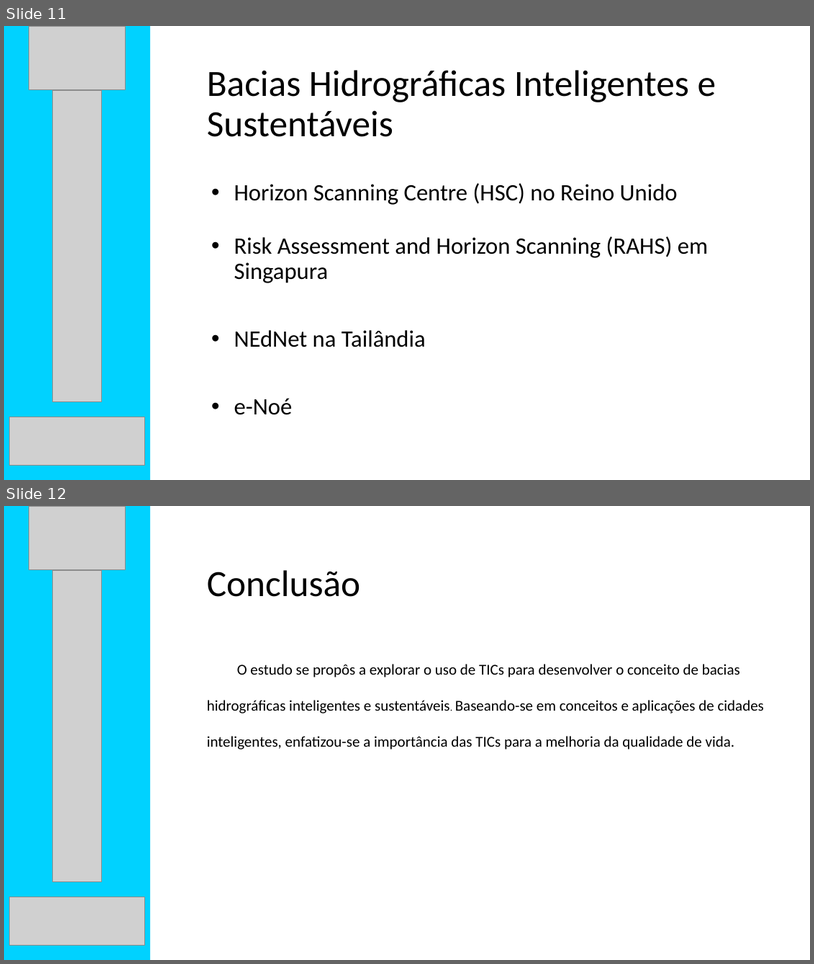
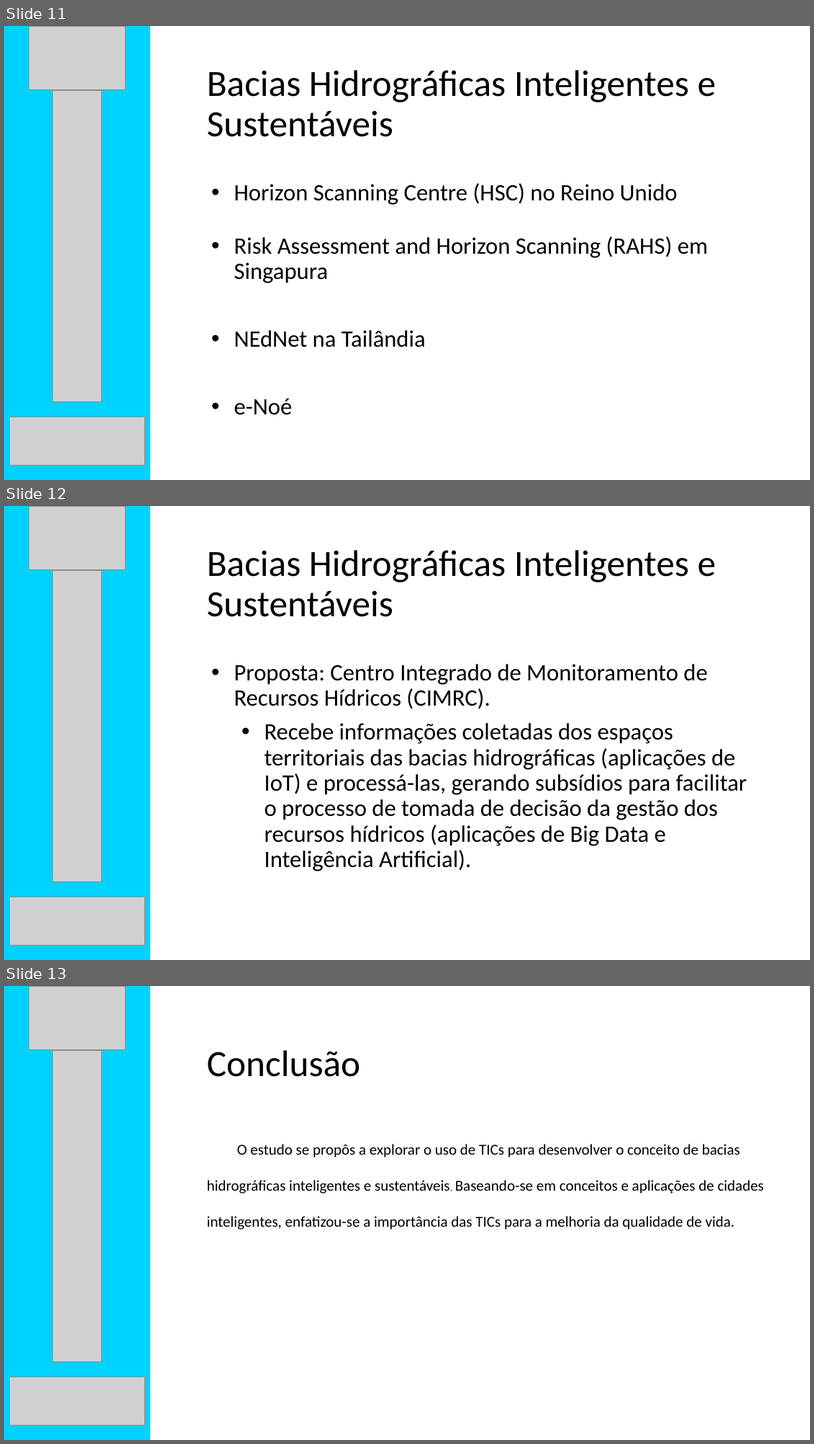
Before and after one commit to emiliobiasi/IniciacaoCientifica, a slide deck: RELATÓRIO FINAL E RESUMO/Emílio_apresentação_IC_IT_2023.pptx. Shown one above the other, each under a label of ours: slides 11 and 12 before the commit, slides 11, 12 and 13 after it. The pictures are 814x964 and 814x1444 pixels, drawn with LibreOffice and Linux fonts; fonts in the diff are those of the drawing; grey boxes stand for pictures. Boxes give left, top, right and bottom in pixels: in the first picture for what was removed or moved away, otherwise in the second. Text is boxed around its words. In the diff, an @@ line names an element or a change of style, - is before the commit and + after.

Commit message:
adicionando ulimo slide da apresentacao

```diff
--- a/RELATÓRIO FINAL E RESUMO/Emílio_apresentação_IC_IT_2023.pptx
+++ b/RELATÓRIO FINAL E RESUMO/Emílio_apresentação_IC_IT_2023.pptx
@@ slide 12 added at [4,506,810,960], background #FFFFFF @@
@@ rectangle added at [4,506,150,960], fill #00D2FF @@
@@ picture added at [28,506,126,570] @@
@@ picture added at [52,570,101,882] @@
@@ text added at [207,550,717,617], 44 pt, text #000000 @@
+Bacias Hidrográficas Inteligentes e Sustentáveis
@@ text added at [234,664,748,871], 28 pt, text #000000 @@
+• Proposta: Centro Integrado de Monitoramento de Recursos Hídricos (CIMRC).
+  • Recebe informações coletadas dos espaços territoriais das bacias hidrográficas (aplicações de IoT) e processá-las, gerando subsídios para facilitar o processo de tomada de decisão da gestão dos recursos hídricos (aplicações de Big Data e Inteligência Artificial).
@@ picture added at [10,897,145,945] @@
@@ what was slide 12 is now slide 13 @@
```
Also in this commit, not shown: 2 other files.
